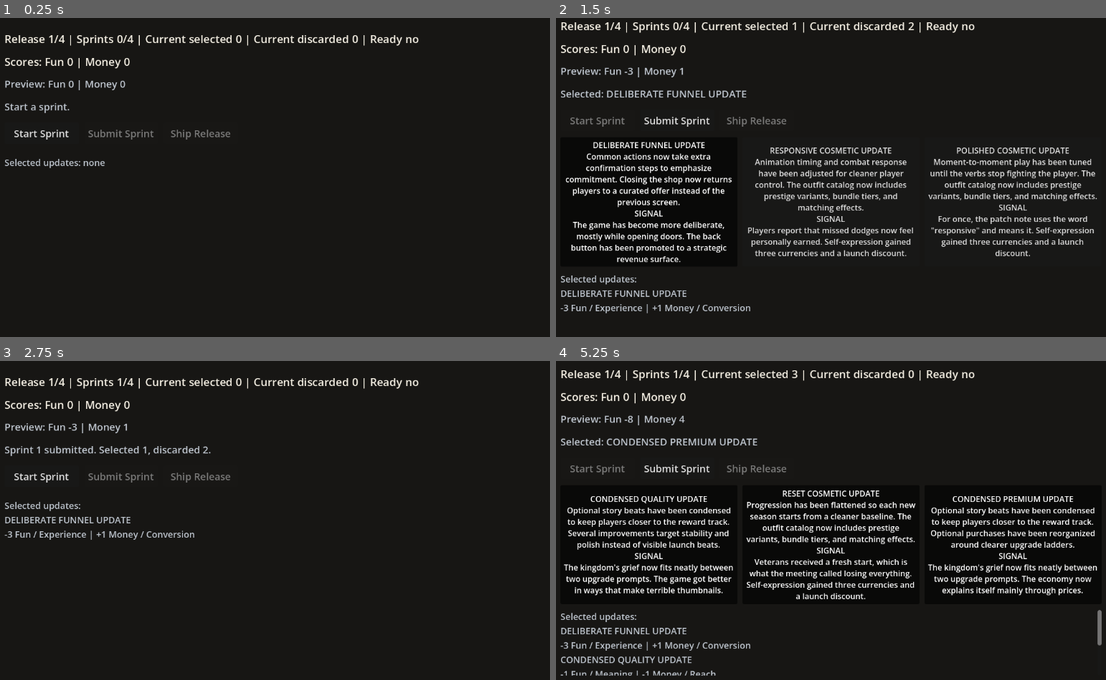
Above: before the commit, frames 1-4 (two rows, left to right).
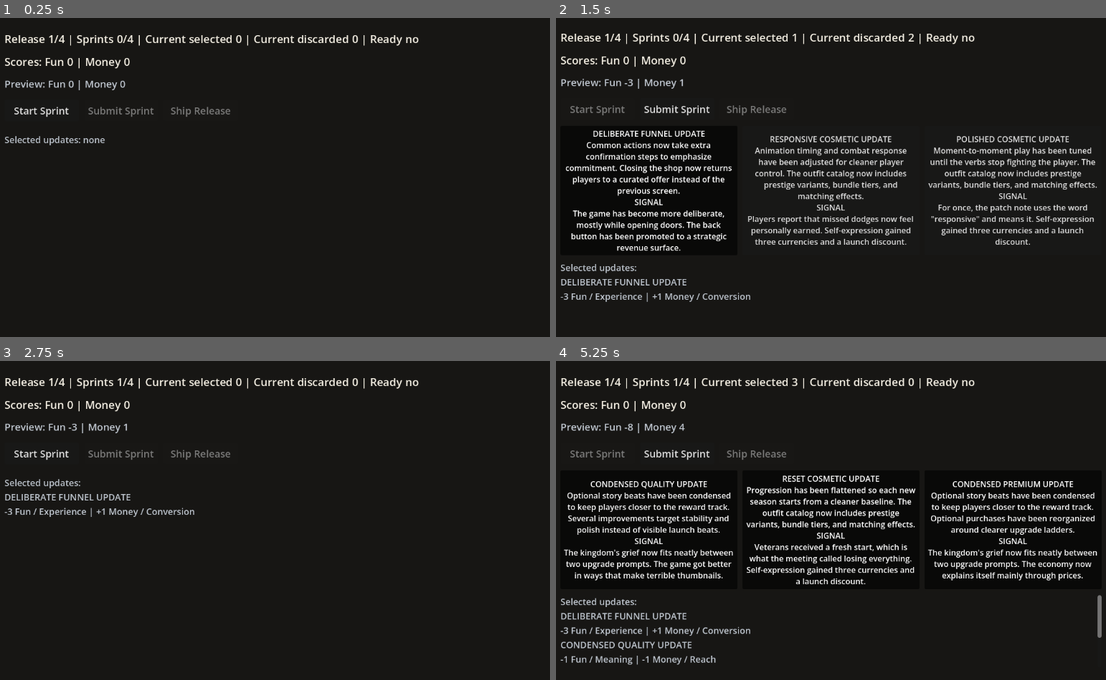
Above: after the commit, the same moments.

Repository: Josephblt/patch-notes
Game: Godot game, scene res://scenes/test_scene.tscn
Same seed, same stepped clock (60 frames per second), same inputs: the game is played once before the commit and once after it.
Inputs:
- Up to frame 1 (0.25 s): no input
- Up to frame 2 (1.5 s): click "Start Sprint" at 0.5 s; click "DELIBERATE FUNNEL UPDATE Comm…" at 1.25 s
- Up to frame 3 (2.75 s): click "Submit Sprint" at 2 s
- Up to frame 4 (5.25 s): click "Start Sprint" at 2.75 s; click "CONDENSED QUALITY UPDATE Opti…" at 3.5 s; click "RESET COSMETIC UPDATE Progres…" at 4.25 s; click "CONDENSED PREMIUM UPDATE Opti…" at 5 s

The runs differ from the first frame. In frame 1, 1.2% of the frame differs, in the area x 0-42%, y 26-48%; in frame 2, 15%; in frame 3, 2.5%; in frame 4, 19%, in the area x 0-100%, y 2-99%.

Commit message:
Remove lifecycle message label

Diff:
--- a/src/scenes/test_scene.tscn
+++ b/src/scenes/test_scene.tscn
@@ -48,13 +48,6 @@
 theme_override_colors/font_color = Color(0.74902, 0.776471, 0.811765, 1)
 theme_override_font_sizes/font_size = 20
 text = "Preview loading..."
-
-[node name="MessageLabel" type="Label" parent="MarginContainer/VBoxContainer"]
-custom_minimum_size = Vector2(720, 34)
-layout_mode = 2
-theme_override_colors/font_color = Color(0.74902, 0.776471, 0.811765, 1)
-theme_override_font_sizes/font_size = 20
-text = "Loading..."
 
 [node name="ButtonRow" type="HBoxContainer" parent="MarginContainer/VBoxContainer"]
 layout_mode = 2
--- a/src/scripts/test_scene.gd
+++ b/src/scripts/test_scene.gd
@@ -13,7 +13,6 @@
 @onready var score_label: Label = $MarginContainer/VBoxContainer/ScoreLabel
 @onready var preview_label: Label = $MarginContainer/VBoxContainer/PreviewLabel
 @onready var selected_effects_label: Label = $MarginContainer/VBoxContainer/SelectedUpdatesScroll/SelectedEffectsLabel
-@onready var message_label: Label = $MarginContainer/VBoxContainer/MessageLabel
 @onready var start_sprint_button: Button = $MarginContainer/VBoxContainer/ButtonRow/StartSprintButton
 @onready var submit_sprint_button: Button = $MarginContainer/VBoxContainer/ButtonRow/SubmitSprintButton
 @onready var ship_release_button: Button = $MarginContainer/VBoxContainer/ButtonRow/ShipReleaseButton
@@ -37,7 +36,6 @@
 	for card_index: int in range(card_buttons.size()):
 		card_buttons[card_index].pressed.connect(_on_card_button_pressed.bind(card_index))
 
-	_set_message("Start a sprint.")
 	_render_state()
 
 
@@ -45,15 +43,10 @@
 	current_sprint = game_run.start_sprint()
 
 	if current_sprint == null:
-		_set_message("No sprint available.")
 		_render_state()
 		return
 
 	current_sprint_cards = current_sprint.get_feature_cards()
-	_set_message("Release %d, sprint %d." % [
-		game_run.get_current_release().get_number(),
-		current_sprint.get_number(),
-	])
 	_render_state()
 
 
@@ -65,17 +58,11 @@
 		return
 
 	var card: FeatureCard = current_sprint_cards[card_index]
-	var did_change_selection: bool = false
-	var action_label: String = "Deselected"
 
 	if card_buttons[card_index].button_pressed:
-		did_change_selection = current_sprint.select_card(card.get_uid())
-		action_label = "Selected"
+		current_sprint.select_card(card.get_uid())
 	else:
-		did_change_selection = current_sprint.deselect_card(card.get_uid())
-
-	if did_change_selection:
-		_set_message("%s: %s" % [action_label, card.get_title()])
+		current_sprint.deselect_card(card.get_uid())
 
 	_render_state()
 
@@ -84,18 +71,9 @@
 	if current_sprint == null:
 		return
 
-	var submitted_sprint_number: int = current_sprint.get_number()
-
 	if not game_run.submit_sprint(current_sprint):
-		_set_message("Pick at least one card before submitting sprint %d." % submitted_sprint_number)
 		_render_state()
 		return
-
-	_set_message("Sprint %d submitted. Selected %d, discarded %d." % [
-		submitted_sprint_number,
-		current_sprint.get_selected_card_count(),
-		current_sprint.get_discarded_card_count(),
-	])
 
 	current_sprint = null
 	current_sprint_cards = []
@@ -108,14 +86,10 @@
 	if release == null:
 		return
 
-	var shipped_release_number: int = release.get_number()
-
 	if not game_run.ship_current_release():
-		_set_message("Release %d is not ready." % shipped_release_number)
 		_render_state()
 		return
 
-	_set_message("Release %d shipped. Scores updated." % shipped_release_number)
 	_render_state()
 
 
@@ -192,10 +166,6 @@
 	return _join_lines(lines)
 
 
-func _set_message(message: String) -> void:
-	message_label.text = message
-
-
 func _format_scores() -> String:
 	var output: String = ""
 
